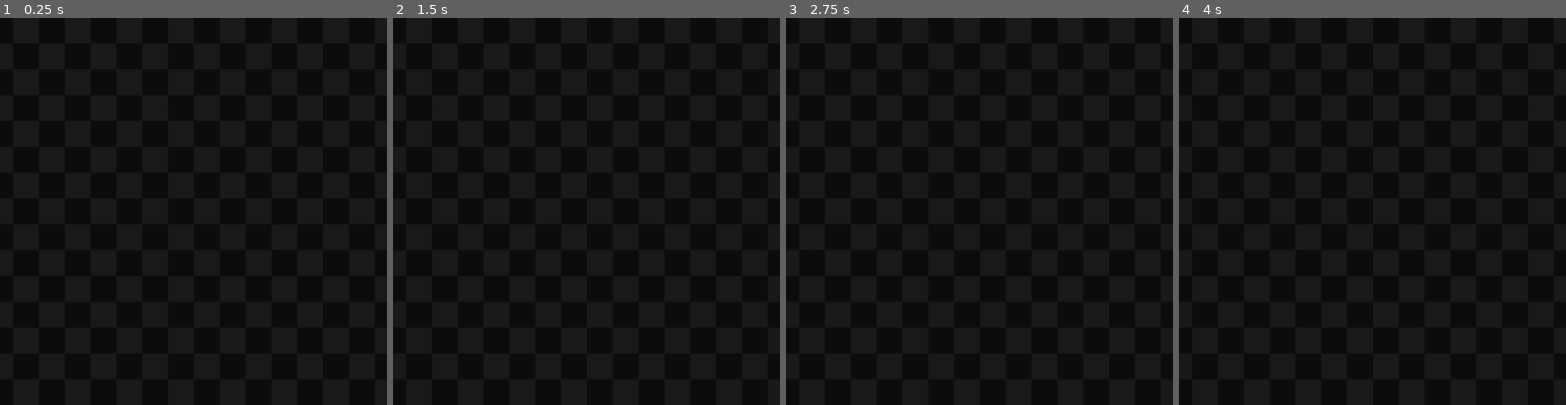
Above: before the commit, frames 1-4 (left to right).
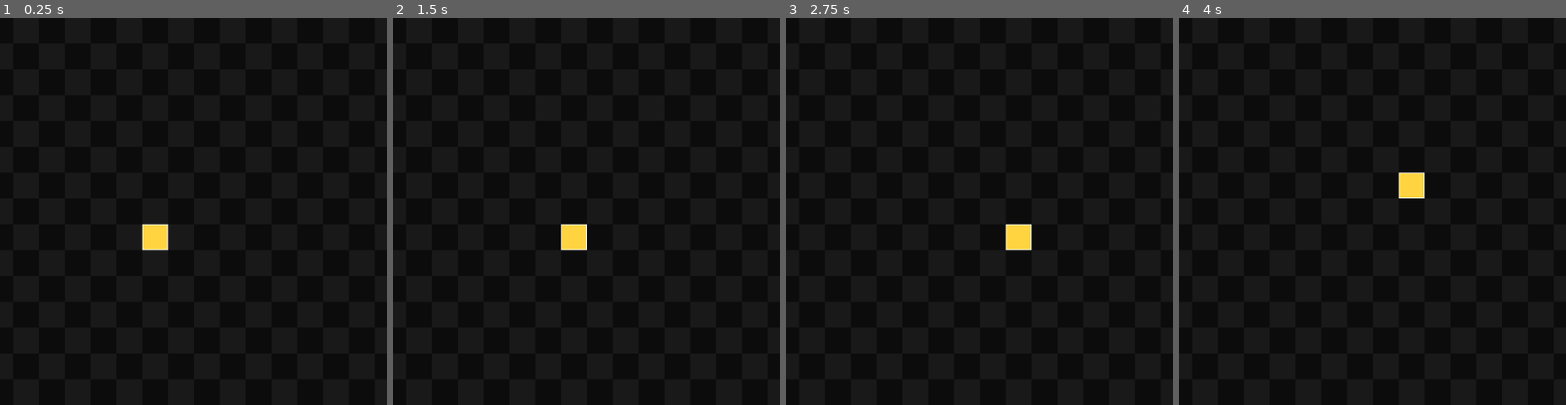
Above: after the commit, the same moments.

Repository: Jyngi/270_P3
Game: Godot game, scene res://Scene/gameplay.tscn
The game is run twice, just before and just after one commit, with the same random seed, the same clock (stepped at 60 frames per second) and the same inputs.
Inputs:
- Up to frame 1 (0.25 s): no input
- Up to frame 2 (1.5 s): tap Enter at 0.5 s; hold Right (ui_right) 0.53-1.28 s; hold Down (ui_down) from 1.28 s (still down)
- Up to frame 3 (2.75 s): tap Space at 2 s; release Down (ui_down) at 2.03 s; hold Right (ui_right) from 2.03 s (still down)
- Up to frame 4 (4 s): tap Enter at 2.75 s; release Right (ui_right) at 2.78 s; hold Up (ui_up) 2.78-3.53 s; hold Left (ui_left) from 3.53 s (still down)
The pictures show only the part of the screen within x 12-62%, y 3-53%; the shares and areas given below are measured in that part.

The runs differ from the first frame. In frame 1, 0.5% of the frame differs, in the area x 36-44%, y 53-61%; in frame 2, 0.5%; in frame 3, 0.5%, in the area x 56-64%, y 53-61%; in frame 4, 0.5%.

Commit message:
commit initial controller

Diff:
--- /dev/null
+++ b/Scene/player.gd
@@ -0,0 +1,66 @@
+extends Sprite
+# Tile Distance per key input
+const MOVEMENT_RANGE = 3
+# Moving State
+var movingState = false
+# UP DOWN RIGHT LEFT
+var directionIndex = [false,false,false,false]
+var currentXY = Vector2.ZERO
+var futureXY = Vector2.ZERO
+var originalXY = Vector2.ZERO
+var runOnce = false
+var movementTimer = 0
+var movementTimerMax = 30
+
+# Called every frame. 'delta' is the elapsed time since the previous frame.
+func _process(delta):
+	if movingState == false:
+		if Input.is_action_just_pressed("ui_up"):
+			movingState = true
+			directionIndex[0] = true
+			pass
+		if Input.is_action_just_pressed("ui_down"):
+			movingState = true
+			directionIndex[1] = true
+			pass
+		if Input.is_action_just_pressed("ui_right"):
+			movingState = true
+			directionIndex[2] = true
+			pass
+		if Input.is_action_just_pressed("ui_left"):
+			movingState = true
+			directionIndex[3] = true
+	if movingState == true:
+		movementTimer += 1
+		Movement(directionIndex.find(true,0))
+func Movement(index):
+	if runOnce == false:
+		runOnce = true
+		originalXY = Vector2(floor(position.x/32),floor(position.y/32))
+
+		if index == 0:
+			futureXY = Vector2(originalXY.x,originalXY.y - MOVEMENT_RANGE)
+		if index == 1:
+			futureXY = Vector2(originalXY.x,originalXY.y + MOVEMENT_RANGE)
+		if index == 2:
+			futureXY = Vector2(originalXY.x + MOVEMENT_RANGE, originalXY.y)
+		if index == 3:
+			futureXY = Vector2(originalXY.x - MOVEMENT_RANGE, originalXY.y)
+
+	currentXY = Vector2(floor(position.x/32),floor(position.y/32))
+
+	if currentXY != futureXY and movementTimer > movementTimerMax:
+		movementTimer = 0
+		if index == 0:
+			position.y -= 32
+		if index == 1:
+			position.y += 32
+		if index == 2:
+			position.x += 32
+		if index == 3:
+			position.x -= 32
+	if currentXY == futureXY:
+		runOnce = false
+		movingState = false
+		directionIndex = [false,false,false,false]
+	pass
--- a/Scene/player.tscn
+++ b/Scene/player.tscn
@@ -1,7 +1,9 @@
-[gd_scene load_steps=2 format=2]
+[gd_scene load_steps=3 format=2]
 
 [ext_resource path="res://Assets/32xSquareY.png" type="Texture" id=1]
+[ext_resource path="res://Scene/player.gd" type="Script" id=2]
 
 [node name="player" type="Sprite"]
 texture = ExtResource( 1 )
 centered = false
+script = ExtResource( 2 )
--- a/Scripts/gameplay.gd
+++ b/Scripts/gameplay.gd
@@ -6,6 +6,8 @@
 const WIDTH = 992
 const HEIGHT = 992
 var GRIDSIZE = Vector2.ZERO
+
+var playerOBJ = null
 
 
 func _ready():
@@ -21,6 +23,11 @@
 			else:
 				temp.modulate = Color(0.05,0.05,0.05)
 			add_child(temp)
+
+	playerOBJ = PLAYERNODE.instance()
+	playerOBJ.position = Vector2(9,9)*32
+	add_child(playerOBJ)
+
 	pass # Replace with function body.
 
 func _process(delta):
--- /dev/null
+++ b/player_alt_1.tscn
@@ -0,0 +1,7 @@
+[gd_scene load_steps=2 format=2]
+
+[ext_resource path="res://Assets/32xSquareY.png" type="Texture" id=1]
+
+[node name="player_alt_1" type="Sprite"]
+texture = ExtResource( 1 )
+centered = false
--- a/project.godot
+++ b/project.godot
@@ -19,6 +19,37 @@
 window/size/width=960
 window/size/height=960
 
+[input]
+
+ui_left={
+"deadzone": 0.5,
+"events": [ Object(InputEventKey,"resource_local_to_scene":false,"resource_name":"","device":0,"alt":false,"shift":false,"control":false,"meta":false,"command":false,"pressed":false,"scancode":16777231,"unicode":0,"echo":false,"script":null)
+, Object(InputEventJoypadButton,"resource_local_to_scene":false,"resource_name":"","device":0,"button_index":14,"pressure":0.0,"pressed":false,"script":null)
+, Object(InputEventKey,"resource_local_to_scene":false,"resource_name":"","device":0,"alt":false,"shift":false,"control":false,"meta":false,"command":false,"pressed":false,"scancode":65,"unicode":0,"echo":false,"script":null)
+ ]
+}
+ui_right={
+"deadzone": 0.5,
+"events": [ Object(InputEventKey,"resource_local_to_scene":false,"resource_name":"","device":0,"alt":false,"shift":false,"control":false,"meta":false,"command":false,"pressed":false,"scancode":16777233,"unicode":0,"echo":false,"script":null)
+, Object(InputEventJoypadButton,"resource_local_to_scene":false,"resource_name":"","device":0,"button_index":15,"pressure":0.0,"pressed":false,"script":null)
+, Object(InputEventKey,"resource_local_to_scene":false,"resource_name":"","device":0,"alt":false,"shift":false,"control":false,"meta":false,"command":false,"pressed":false,"scancode":68,"unicode":0,"echo":false,"script":null)
+ ]
+}
+ui_up={
+"deadzone": 0.5,
+"events": [ Object(InputEventKey,"resource_local_to_scene":false,"resource_name":"","device":0,"alt":false,"shift":false,"control":false,"meta":false,"command":false,"pressed":false,"scancode":16777232,"unicode":0,"echo":false,"script":null)
+, Object(InputEventJoypadButton,"resource_local_to_scene":false,"resource_name":"","device":0,"button_index":12,"pressure":0.0,"pressed":false,"script":null)
+, Object(InputEventKey,"resource_local_to_scene":false,"resource_name":"","device":0,"alt":false,"shift":false,"control":false,"meta":false,"command":false,"pressed":false,"scancode":87,"unicode":0,"echo":false,"script":null)
+ ]
+}
+ui_down={
+"deadzone": 0.5,
+"events": [ Object(InputEventKey,"resource_local_to_scene":false,"resource_name":"","device":0,"alt":false,"shift":false,"control":false,"meta":false,"command":false,"pressed":false,"scancode":16777234,"unicode":0,"echo":false,"script":null)
+, Object(InputEventJoypadButton,"resource_local_to_scene":false,"resource_name":"","device":0,"button_index":13,"pressure":0.0,"pressed":false,"script":null)
+, Object(InputEventKey,"resource_local_to_scene":false,"resource_name":"","device":0,"alt":false,"shift":false,"control":false,"meta":false,"command":false,"pressed":false,"scancode":83,"unicode":0,"echo":false,"script":null)
+ ]
+}
+
 [physics]
 
 common/enable_pause_aware_picking=true
